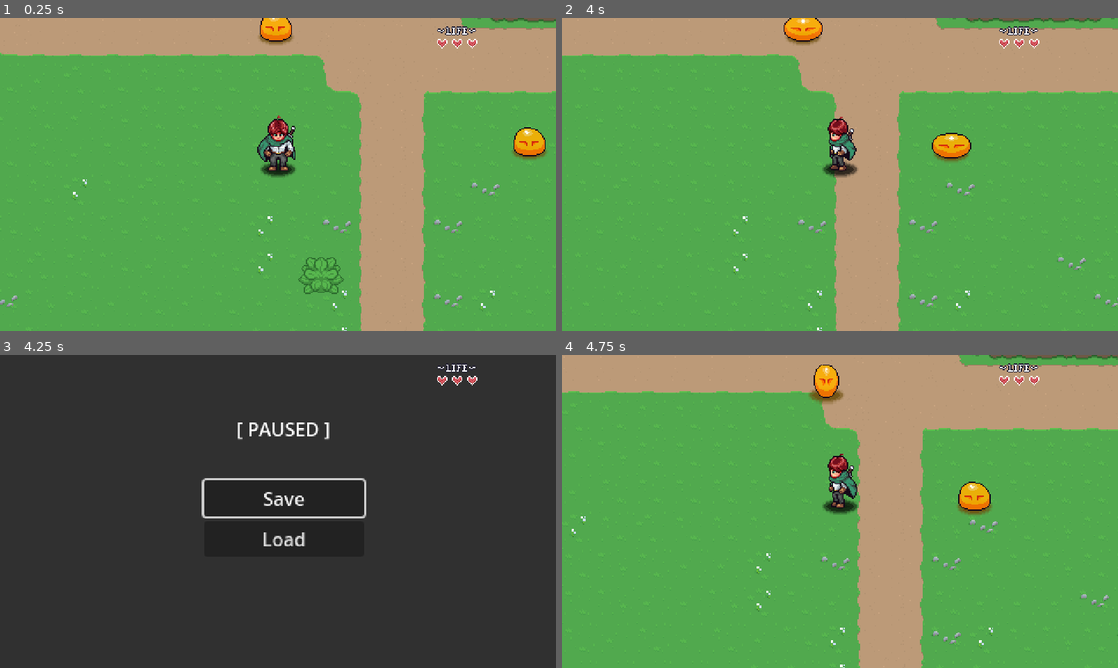
Above: before the commit, frames 1-4 (two rows, left to right).
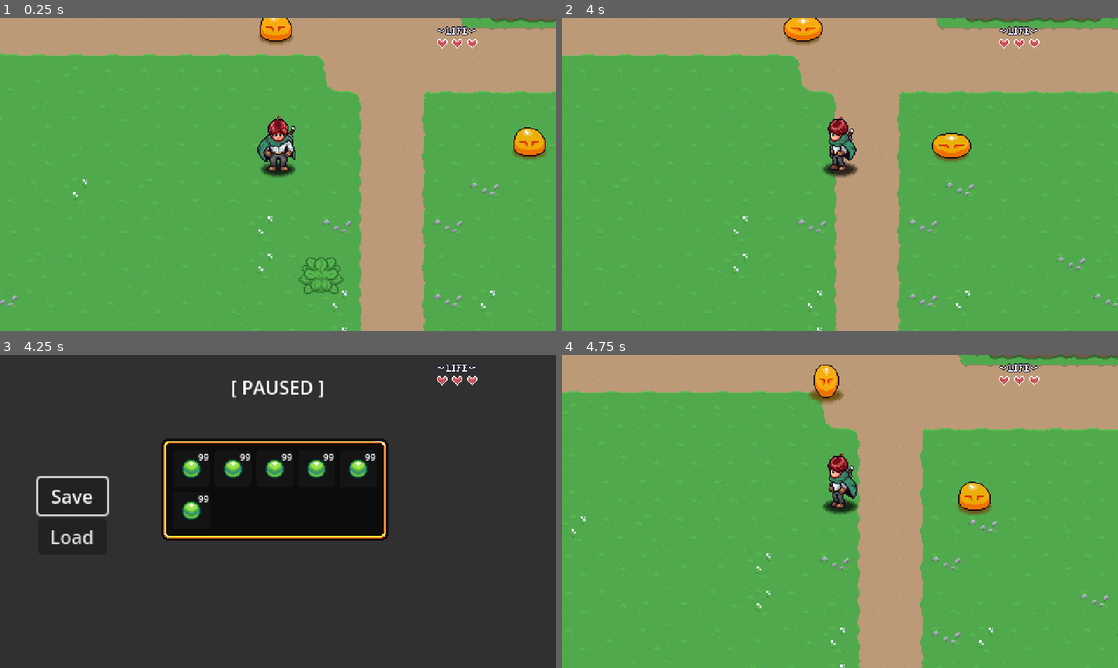
Above: after the commit, the same moments.

Repository: philozofer/aarpg
Game: Godot game, scene res://scenes/levels/playground.tscn
The game is run twice, just before and just after one commit, with the same random seed, the same clock (stepped at 60 frames per second) and the same inputs.
Inputs:
- Up to frame 1 (0.25 s): no input
- Up to frame 2 (4 s): tap Enter at 0.5 s; hold D (move_right) 0.53-1.28 s; hold J (attack) 0.53-1.28 s; hold S (move_down) 1.28-2.03 s; tap J (attack) at 1.35, 2.85 s; hold D (move_right) 2.03-2.78 s; hold J (attack) 2.03-2.78 s; hold W (move_up) 2.78-3.53 s; hold A (move_left) from 3.53 s (still down); hold J (attack) from 3.53 s (still down)
- Up to frame 3 (4.25 s): keep holding A (move_left); keep holding J (attack); tap Escape (pause) at 4.15 s
- Up to frame 4 (4.75 s): release A (move_left) at 4.25 s; release J (attack) at 4.25 s; click "Save" at 4.25 s

Frames 1-2 are identical in both runs. In frame 3, 10% of the frame differs, in the area x 6-70%, y 8-62%; in frame 4, nothing differs.

Commit message:
added parent node of Control + inventory_slot script

Diff:
--- /dev/null
+++ b/assets/objects/gem.tres
@@ -0,0 +1,14 @@
+[gd_resource type="Resource" script_class="ItemData" load_steps=4 format=3 uid="uid://bfwcr3xry2cut"]
+
+[ext_resource type="Script" path="res://scripts/inventory/item_data.gd" id="1_bv5io"]
+[ext_resource type="Texture2D" uid="uid://c4xiug817xu7j" path="res://assets/objects/items.png" id="2_r1ywp"]
+
+[sub_resource type="AtlasTexture" id="AtlasTexture_ag48a"]
+atlas = ExtResource("2_r1ywp")
+region = Rect2(0, 0, 32, 32)
+
+[resource]
+script = ExtResource("1_bv5io")
+name = "Gem"
+description = "A valuable stone"
+texture = SubResource("AtlasTexture_ag48a")
--- /dev/null
+++ b/assets/objects/potion.tres
@@ -0,0 +1,14 @@
+[gd_resource type="Resource" script_class="ItemData" load_steps=4 format=3 uid="uid://crnjwdxnw3p3g"]
+
+[ext_resource type="Script" path="res://scripts/inventory/item_data.gd" id="1_oplsl"]
+[ext_resource type="Texture2D" uid="uid://c4xiug817xu7j" path="res://assets/objects/items.png" id="2_vfumc"]
+
+[sub_resource type="AtlasTexture" id="AtlasTexture_lik17"]
+atlas = ExtResource("2_vfumc")
+region = Rect2(32, 0, 32, 32)
+
+[resource]
+script = ExtResource("1_oplsl")
+name = "Health Potion"
+description = "Tonic to recover HP"
+texture = SubResource("AtlasTexture_lik17")
--- /dev/null
+++ b/assets/objects/stone.tres
@@ -0,0 +1,14 @@
+[gd_resource type="Resource" script_class="ItemData" load_steps=4 format=3 uid="uid://dn5n26mrkhwvd"]
+
+[ext_resource type="Script" path="res://scripts/inventory/item_data.gd" id="1_fjopo"]
+[ext_resource type="Texture2D" uid="uid://c4xiug817xu7j" path="res://assets/objects/items.png" id="2_arbd3"]
+
+[sub_resource type="AtlasTexture" id="AtlasTexture_mhnx6"]
+atlas = ExtResource("2_arbd3")
+region = Rect2(64, 0, 32, 32)
+
+[resource]
+script = ExtResource("1_fjopo")
+name = "Stone"
+description = "You a collector ?"
+texture = SubResource("AtlasTexture_mhnx6")
--- /dev/null
+++ b/scenes/ui/inventory/inventory_slot.tscn
@@ -0,0 +1,33 @@
+[gd_scene load_steps=3 format=3 uid="uid://blywydhtdg4m5"]
+
+[ext_resource type="Texture2D" uid="uid://c4xiug817xu7j" path="res://assets/objects/items.png" id="1_6qvri"]
+
+[sub_resource type="AtlasTexture" id="AtlasTexture_4rhak"]
+atlas = ExtResource("1_6qvri")
+region = Rect2(0, 0, 32, 32)
+
+[node name="InventorySlot" type="Button"]
+custom_minimum_size = Vector2(32, 32)
+anchors_preset = 15
+anchor_right = 1.0
+anchor_bottom = 1.0
+offset_right = -448.0
+offset_bottom = -238.0
+grow_horizontal = 2
+grow_vertical = 2
+
+[node name="TextureRect" type="TextureRect" parent="."]
+custom_minimum_size = Vector2(32, 32)
+layout_mode = 1
+offset_right = 32.0
+offset_bottom = 32.0
+texture = SubResource("AtlasTexture_4rhak")
+stretch_mode = 3
+
+[node name="Label" type="Label" parent="."]
+layout_mode = 0
+offset_right = 32.0
+offset_bottom = 24.0
+theme_override_font_sizes/font_size = 8
+text = "99"
+horizontal_alignment = 2
--- /dev/null
+++ b/scenes/ui/inventory/player_inventory.tres
@@ -0,0 +1,14 @@
+[gd_resource type="Resource" script_class="InventoryData" load_steps=5 format=3 uid="uid://dedtekgx6l81u"]
+
+[ext_resource type="Script" path="res://scripts/inventory/inventory_data.gd" id="1_odqbw"]
+[ext_resource type="Resource" uid="uid://bfwcr3xry2cut" path="res://assets/objects/gem.tres" id="2_ddysa"]
+[ext_resource type="Script" path="res://scripts/inventory/slot_data.gd" id="3_atmb3"]
+
+[sub_resource type="Resource" id="Resource_l30ij"]
+script = ExtResource("3_atmb3")
+item_data = ExtResource("2_ddysa")
+quantity = 3
+
+[resource]
+script = ExtResource("1_odqbw")
+slots = Array[ExtResource("3_atmb3")]([SubResource("Resource_l30ij"), null, null])
--- a/scenes/ui/pause_menu.tscn
+++ b/scenes/ui/pause_menu.tscn
@@ -1,12 +1,38 @@
-[gd_scene load_steps=2 format=3 uid="uid://bf6fosntdpnse"]
+[gd_scene load_steps=6 format=3 uid="uid://bf6fosntdpnse"]
 
-[ext_resource type="Script" path="res://scripts/levels/pause_menu.gd" id="1_kw02c"]
+[ext_resource type="Script" path="res://scripts/ui/pause_menu.gd" id="1_kw02c"]
+[ext_resource type="Texture2D" uid="uid://c4xiug817xu7j" path="res://assets/objects/items.png" id="2_qgakb"]
+[ext_resource type="PackedScene" uid="uid://blywydhtdg4m5" path="res://scenes/ui/inventory/inventory_slot.tscn" id="3_ukxen"]
+
+[sub_resource type="AtlasTexture" id="AtlasTexture_jjcmj"]
+atlas = ExtResource("2_qgakb")
+region = Rect2(96, 0, 32, 32)
+
+[sub_resource type="StyleBoxTexture" id="StyleBoxTexture_mj0ih"]
+content_margin_left = 10.0
+content_margin_top = 10.0
+content_margin_right = 10.0
+content_margin_bottom = 10.0
+texture = SubResource("AtlasTexture_jjcmj")
+texture_margin_left = 14.0
+texture_margin_top = 14.0
+texture_margin_right = 14.0
+texture_margin_bottom = 14.0
 
 [node name="PauseMenu" type="CanvasLayer"]
 process_mode = 3
 script = ExtResource("1_kw02c")
 
-[node name="ColorRect" type="ColorRect" parent="."]
+[node name="Control" type="Control" parent="."]
+layout_mode = 3
+anchors_preset = 15
+anchor_right = 1.0
+anchor_bottom = 1.0
+grow_horizontal = 2
+grow_vertical = 2
+
+[node name="ColorRect" type="ColorRect" parent="Control"]
+layout_mode = 1
 anchors_preset = 15
 anchor_right = 1.0
 anchor_bottom = 1.0
@@ -14,30 +40,63 @@
 grow_vertical = 2
 color = Color(0.188371, 0.188371, 0.188371, 1)
 
-[node name="VBoxContainer" type="VBoxContainer" parent="."]
-anchors_preset = 13
+[node name="Label" type="Label" parent="Control"]
+layout_mode = 1
+anchors_preset = 5
 anchor_left = 0.5
 anchor_right = 0.5
-anchor_bottom = 1.0
-offset_left = -64.0
-offset_top = 83.0
-offset_right = 74.0
-offset_bottom = -70.0
+offset_left = -41.0
+offset_top = 16.0
+offset_right = 40.0
+offset_bottom = 39.0
 grow_horizontal = 2
+text = "[ PAUSED ]"
+
+[node name="PanelContainer" type="PanelContainer" parent="Control"]
+offset_left = 139.0
+offset_top = 72.0
+offset_right = 335.0
+offset_bottom = 160.0
+theme_override_styles/panel = SubResource("StyleBoxTexture_mj0ih")
+
+[node name="GridContainer" type="GridContainer" parent="Control/PanelContainer"]
+layout_mode = 2
+columns = 5
+
+[node name="InventorySlot" parent="Control/PanelContainer/GridContainer" instance=ExtResource("3_ukxen")]
+layout_mode = 2
+
+[node name="InventorySlot2" parent="Control/PanelContainer/GridContainer" instance=ExtResource("3_ukxen")]
+layout_mode = 2
+
+[node name="InventorySlot3" parent="Control/PanelContainer/GridContainer" instance=ExtResource("3_ukxen")]
+layout_mode = 2
+
+[node name="InventorySlot4" parent="Control/PanelContainer/GridContainer" instance=ExtResource("3_ukxen")]
+layout_mode = 2
+
+[node name="InventorySlot5" parent="Control/PanelContainer/GridContainer" instance=ExtResource("3_ukxen")]
+layout_mode = 2
+
+[node name="InventorySlot6" parent="Control/PanelContainer/GridContainer" instance=ExtResource("3_ukxen")]
+layout_mode = 2
+
+[node name="VBoxContainer" type="VBoxContainer" parent="Control"]
+layout_mode = 1
+anchors_preset = 4
+anchor_top = 0.5
+anchor_bottom = 0.5
+offset_left = 33.0
+offset_top = -29.0
+offset_right = 92.0
+offset_bottom = 37.0
 grow_vertical = 2
 alignment = 1
 
-[node name="Button_Save" type="Button" parent="VBoxContainer"]
+[node name="Button_Save" type="Button" parent="Control/VBoxContainer"]
 layout_mode = 2
 text = "Save"
 
-[node name="Button_Load" type="Button" parent="VBoxContainer"]
+[node name="Button_Load" type="Button" parent="Control/VBoxContainer"]
 layout_mode = 2
 text = "Load"
-
-[node name="Label" type="Label" parent="."]
-offset_left = 204.0
-offset_top = 52.0
-offset_right = 285.0
-offset_bottom = 75.0
-text = "[ PAUSED ]"
--- /dev/null
+++ b/scripts/inventory/inventory_data.gd
@@ -0,0 +1,6 @@
+class_name InventoryData extends Resource
+
+@export var slots: Array[SlotData]
+
+func add_item() -> void:
+	pass
--- /dev/null
+++ b/scripts/inventory/item_data.gd
@@ -0,0 +1,6 @@
+class_name ItemData extends Resource
+
+@export var name: String = ""
+
+@export_multiline var description: String = ""
+@export var texture: Texture2D
--- /dev/null
+++ b/scripts/inventory/slot_data.gd
@@ -0,0 +1,15 @@
+class_name SlotData extends Resource
+
+@export var item_data: ItemData
+
+@export var quantity: int = 0
+
+
+# Called when the node enters the scene tree for the first time.
+func _ready():
+	pass # Replace with function body.
+
+
+# Called every frame. 'delta' is the elapsed time since the previous frame.
+func _process(delta):
+	pass
--- a/scripts/levels/pause_menu.gd
+++ b/scripts/ui/pause_menu.gd
@@ -1,7 +1,7 @@
 extends CanvasLayer
 
-@onready var button_save: Button = $VBoxContainer/Button_Save
-@onready var button_load: Button = $VBoxContainer/Button_Load
+@onready var button_save: Button = $Control/VBoxContainer/Button_Save
+@onready var button_load: Button = $Control/VBoxContainer/Button_Load
 
 var is_paused: bool = false
 
Binary file added: assets/objects/items.png
Not shown, added: assets/objects/items.png.import
